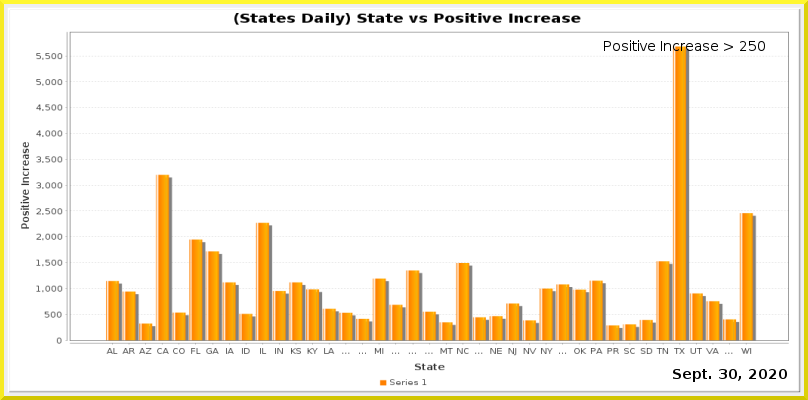
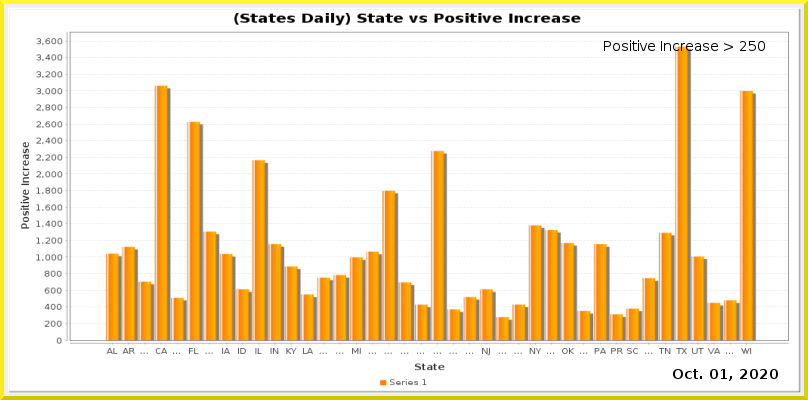
Before/after of a 808px x 400px layered artwork. What changed in the layer stack:
painted on "Current Date" over [673, 369, 787, 382]
painted on "Date_vs_TestIncrease.png" over [36, 38, 789, 356]
